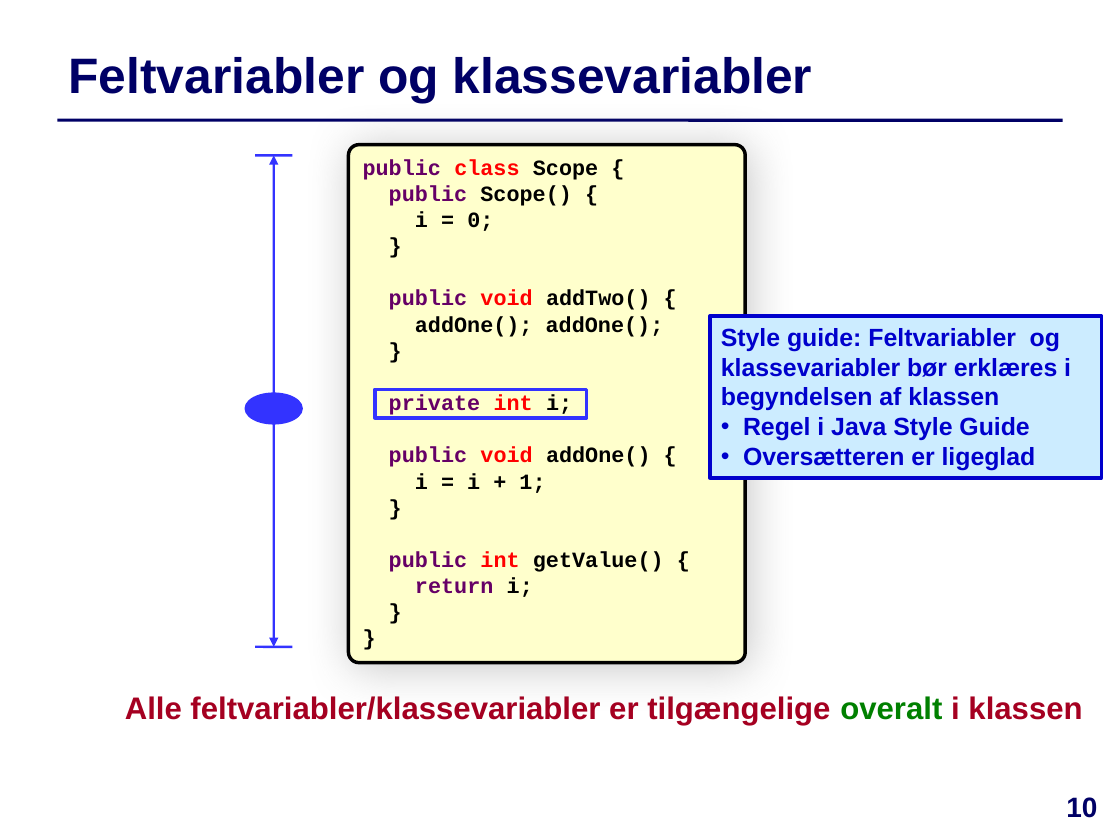
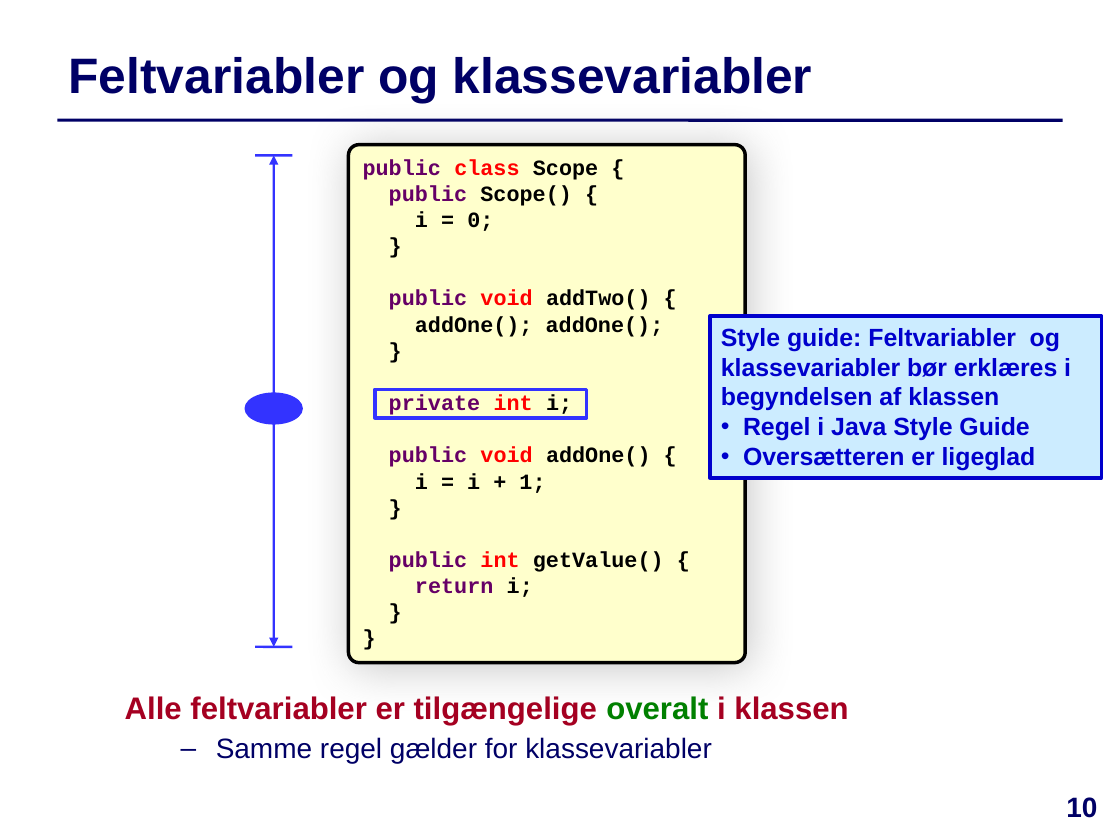
Before and after one commit to IntProgAU/Materiale, a slide deck: slide 10 of web/e24/uge_4b/Slides-Uge4-Torsdag.pptx. Drawn at 1120x840 pixels with LibreOffice and Linux fonts; fonts in the diff are those of the drawing. Boxes give left, top, right and bottom in pixels: in the first picture for what was removed or moved away, otherwise in the second. Text is boxed around its words. In the diff, an @@ line names an element or a change of style, - is before the commit and + after.

```diff
--- a/web/e24/uge_4b/Slides-Uge4-Torsdag.pptx
+++ b/web/e24/uge_4b/Slides-Uge4-Torsdag.pptx
@@ text at box(125, 696, 848, 764): text changed @@
-Alle feltvariabler/klassevariabler er tilgængelige overalt i klassen
+Alle feltvariabler er tilgængelige overalt i klassen
+  – Samme regel gælder for klassevariabler
```
Also in this commit, not shown: 4 other slides changed, 3 other files.
